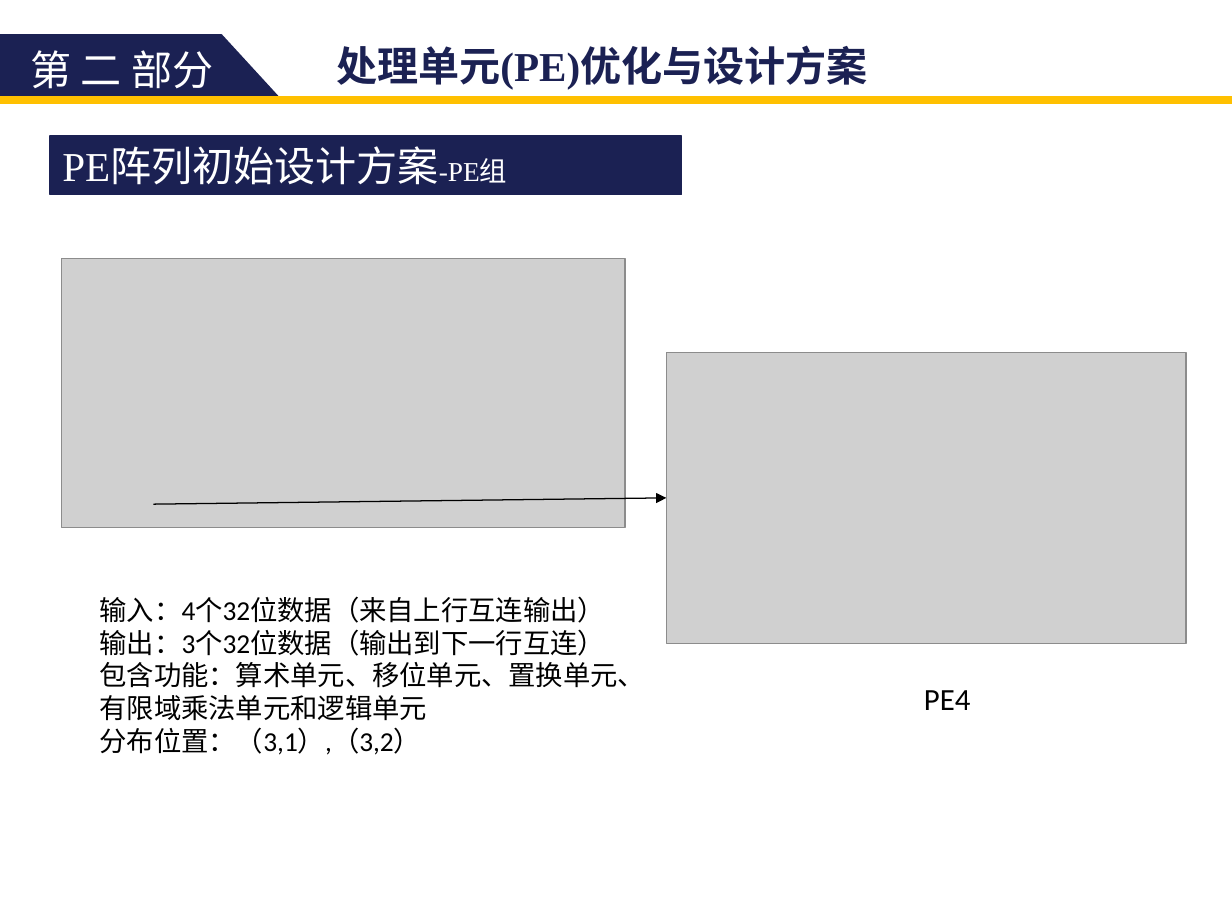
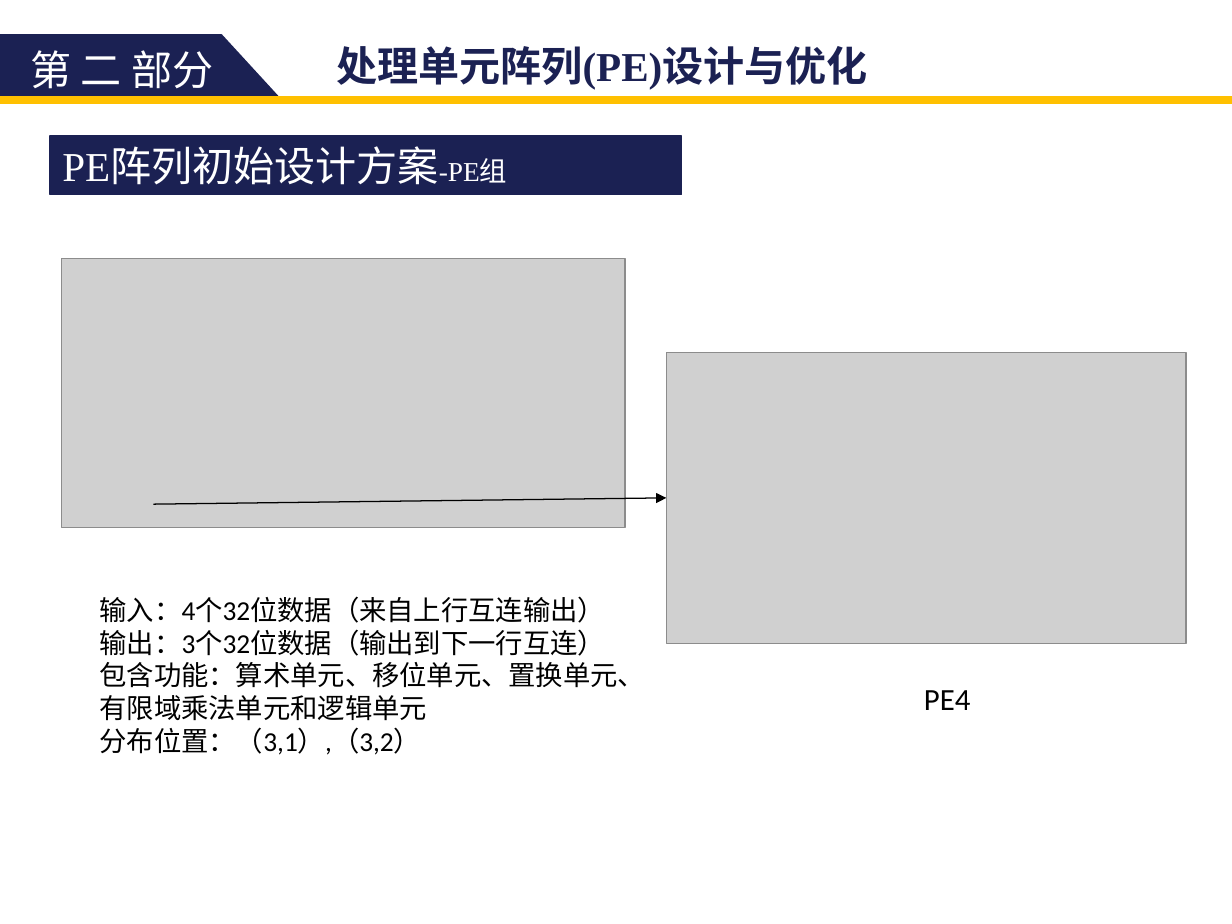
Before and after one commit to zdyzhan/bishe, a slide deck: slide 22 of 131199 李小泉.pptx. Drawn at 1232x924 pixels with LibreOffice and Linux fonts; fonts in the diff are those of the drawing; grey boxes stand for pictures. Boxes give left, top, right and bottom in pixels: in the first picture for what was removed or moved away, otherwise in the second. Text is boxed around its words. In the diff, an @@ line names an element or a change of style, - is before the commit and + after.

```diff
--- a/131199 李小泉.pptx
+++ b/131199 李小泉.pptx
@@ text at [336,46,868,90]: text changed @@
-处理单元(PE)优化与设计方案
+处理单元阵列(PE)设计与优化
```
Also in this commit, not shown: 33 other slides changed, 2 slides added, 8 slides removed.
